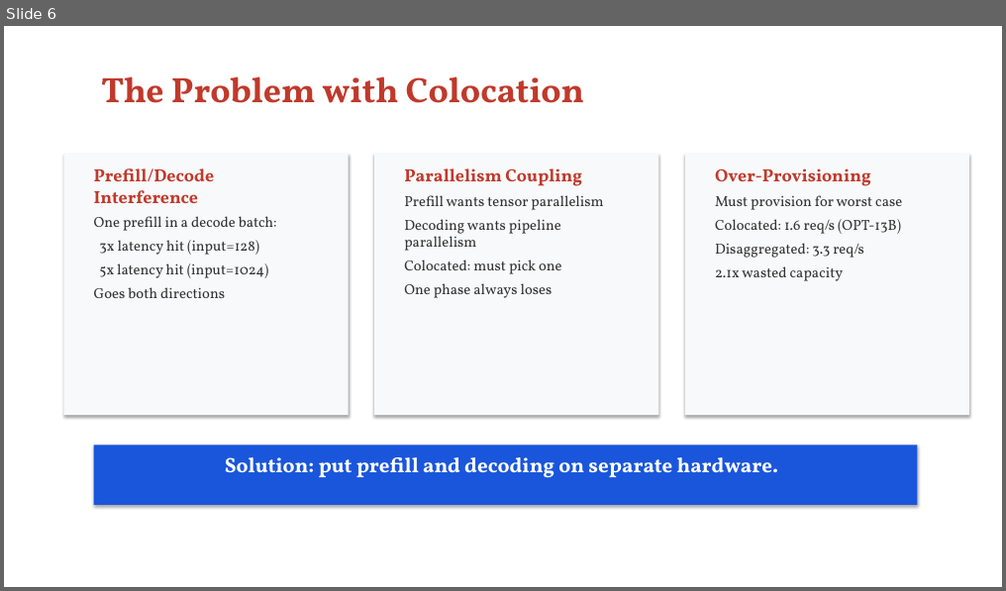
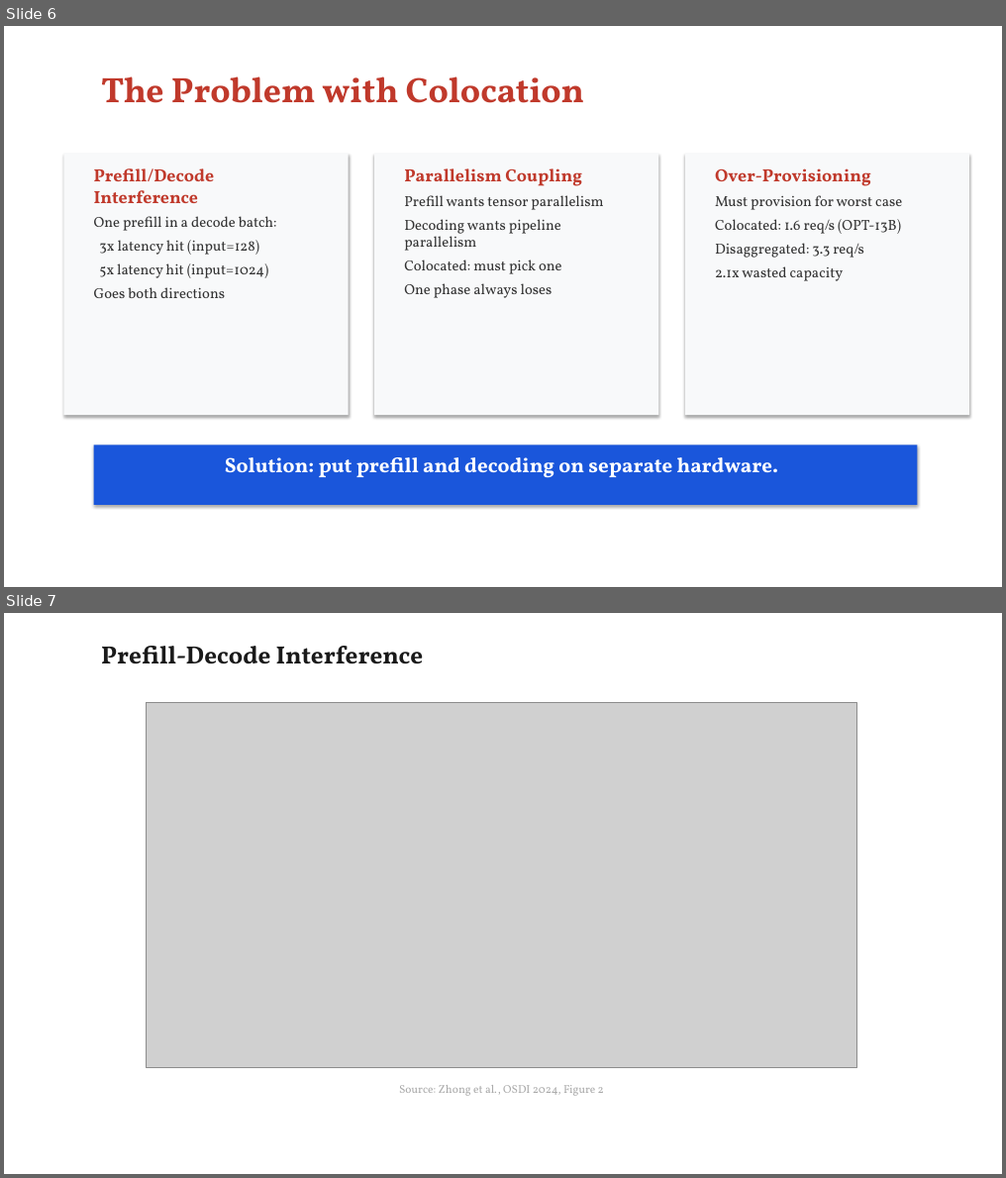
Before and after one commit to beratcelik1/llm-inference-phase-disaggregation, a slide deck: presentation/Phase_Disaggregation_LLM_Inference.pptx. Shown one above the other, each under a label of ours: slide 6 before the commit, slides 6 and 7 after it. The pictures are 1006x591 and 1006x1178 pixels, drawn with LibreOffice and Linux fonts; fonts in the diff are those of the drawing; grey boxes stand for pictures. Boxes give left, top, right and bottom in pixels: in the first picture for what was removed or moved away, otherwise in the second. Text is boxed around its words. In the diff, an @@ line names an element or a change of style, - is before the commit and + after.

Commit message:
feat: add manual screenshots, proper references, references slide
- 8 paper figures from manual screenshots
- Figure captions now cite Source: Author et al., Venue, Figure N
- Added References slide (Splitwise, DistServe, Sarathi, vLLM, FlexGen)
- 33 slides total
- Regenerated all PDFs

```diff
--- a/presentation/Phase_Disaggregation_LLM_Inference.pptx
+++ b/presentation/Phase_Disaggregation_LLM_Inference.pptx
@@ slide 7 added at bbox=[4, 613, 1002, 1174], background #FFFFFF @@
@@ text added at bbox=[101, 646, 424, 664], 24 pt, text #1A1A1A, bold @@
+Prefill-Decode Interference
@@ picture added at bbox=[147, 703, 857, 1067] @@
@@ text added at bbox=[399, 1085, 604, 1096], 11 pt, text #AAAAAA @@
+Source: Zhong et al., OSDI 2024, Figure 2
```
Also in this commit, not shown: 1 slide changed, 5 other slides added, 5 slides removed, 13 other files.
